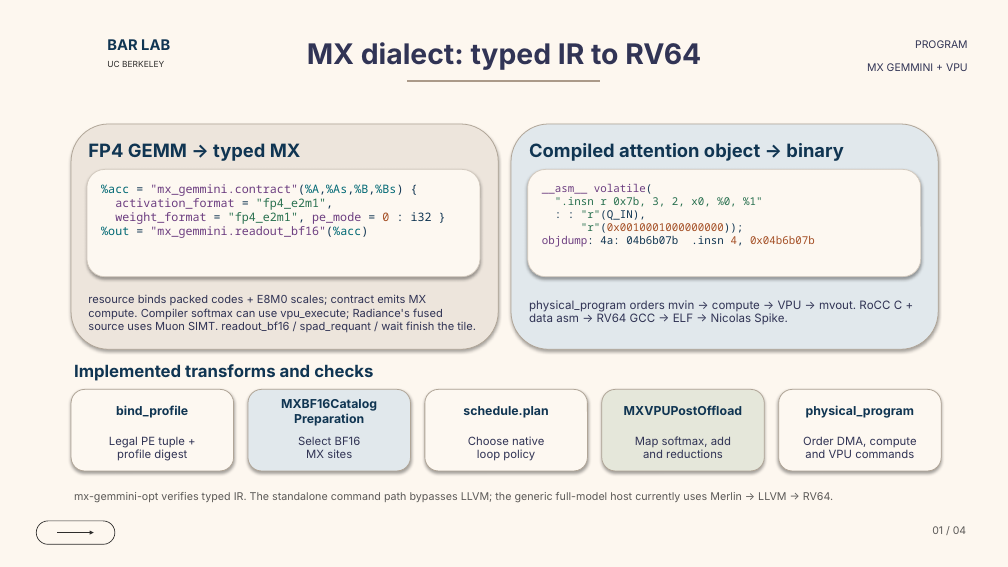
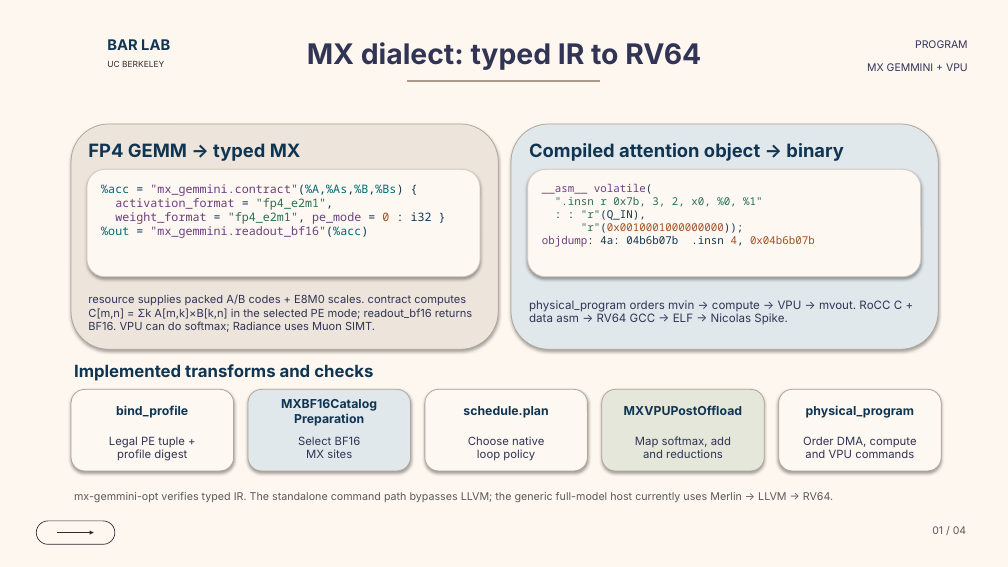
Before and after one commit to ucb-bar/mx-gemmini-mlir, a slide deck: slide 1 of docs/presentations/mx_gemmini_dialect_overview.pptx. Drawn at 1008x567 pixels with LibreOffice and Linux fonts; fonts in the diff are those of the drawing; background and template pictures are left out. Boxes give left, top, right and bottom in pixels: in the first picture for what was removed or moved away, otherwise in the second. Text is boxed around its words. In the diff, an @@ line names an element or a change of style, - is before the commit and + after.

Commit message:
Clarify MX slides and prepare numerical receipts

```diff
--- a/docs/presentations/mx_gemmini_dialect_overview.pptx
+++ b/docs/presentations/mx_gemmini_dialect_overview.pptx
@@ text at box(88, 294, 472, 332): text changed @@
-resource binds packed codes + E8M0 scales; contract emits MX compute. Compiler softmax can use vpu_execute; Radiance's fused source uses Muon SIMT. readout_bf16 / spad_requant / wait finish the tile.
+resource supplies packed A/B codes + E8M0 scales. contract computes C[m,n] = Σk A[m,k]×B[k,n] in the selected PE mode; readout_bf16 returns BF16. VPU can do softmax; Radiance uses Muon SIMT.
```
Also in this commit, not shown: 2 other files.
